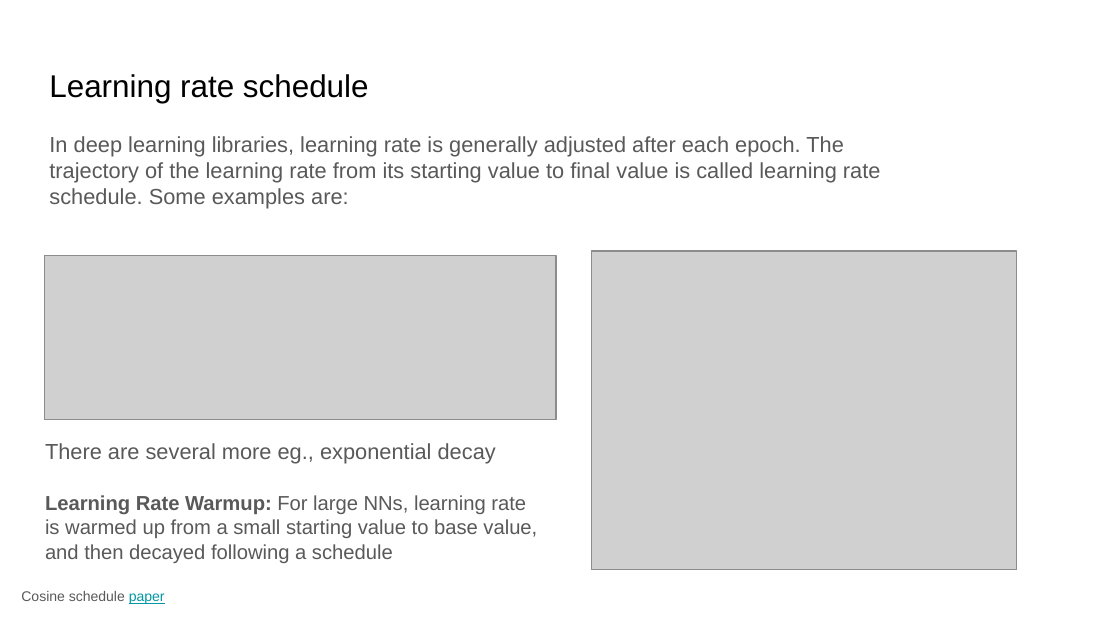
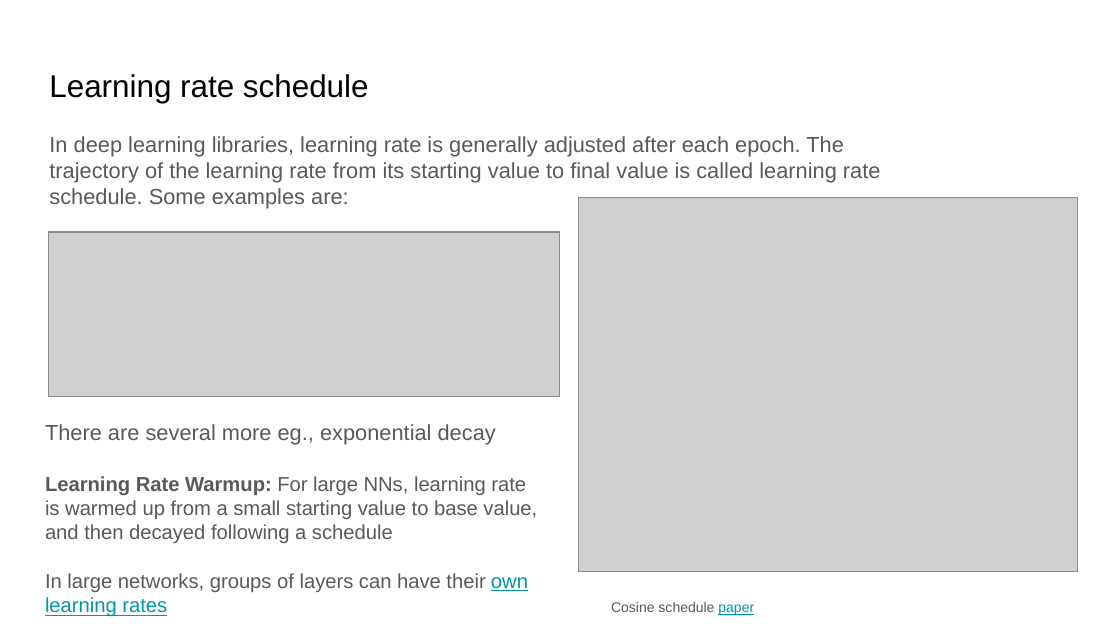
Before and after one commit to ankur6ue/deep-learning-course, a slide deck: slide 18 of class_2/deep_learning_course_class_2.pptx. Drawn at 1120x630 pixels with LibreOffice and Linux fonts; fonts in the diff are those of the drawing; grey boxes stand for pictures. Boxes give left, top, right and bottom in pixels: in the first picture for what was removed or moved away, otherwise in the second. Text is boxed around its words. In the diff, an @@ line names an element or a change of style, - is before the commit and + after.

```diff
--- a/class_2/deep_learning_course_class_2.pptx
+++ b/class_2/deep_learning_course_class_2.pptx
@@ picture: place and size @@
-picture at (591,251,1017,570)
+picture at (579,198,1077,572)
@@ picture: place and size @@
-picture at (45,255,557,420)
+picture at (48,232,560,396)
@@ text "There are several more eg., ...": place and size @@
-text "There are several more eg., ..." at (45,443,537,563)
+text "There are several more eg., ..." at (45,424,537,617)
@@ text at (45,573,528,617): paragraph added @@
+In large networks, groups of layers can have their own learning rates
@@ text "Cosine schedule paper": place and size @@
-text "Cosine schedule paper" at (21,591,165,604)
+text "Cosine schedule paper" at (611,602,754,615)
```
Also in this commit, not shown: 3 other slides changed, 3 slides added, 1 slide removed, 8 other files.
